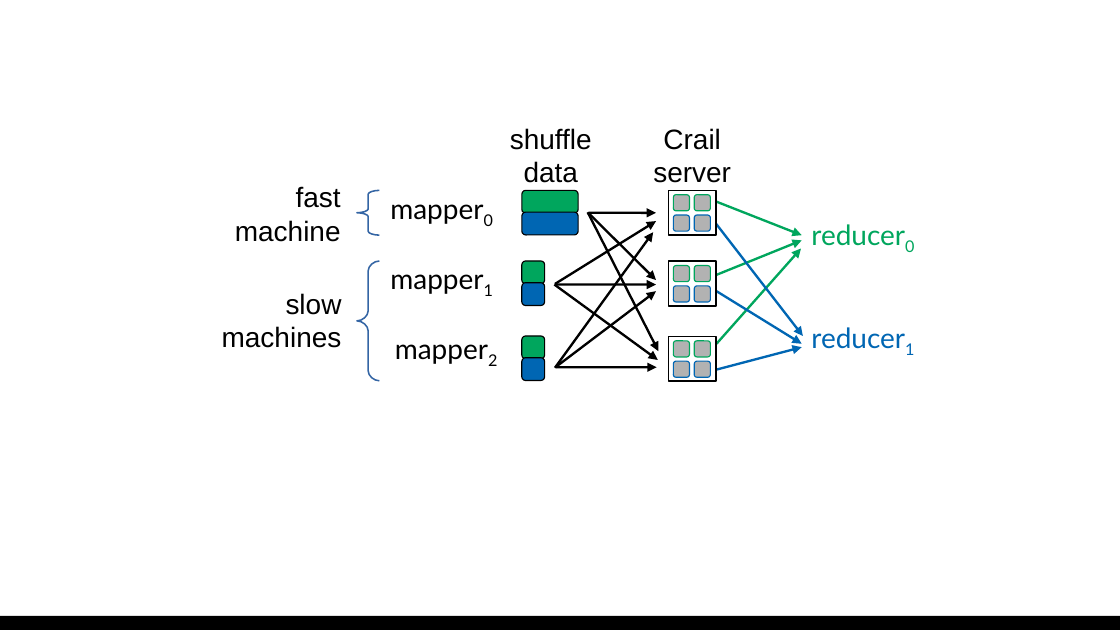
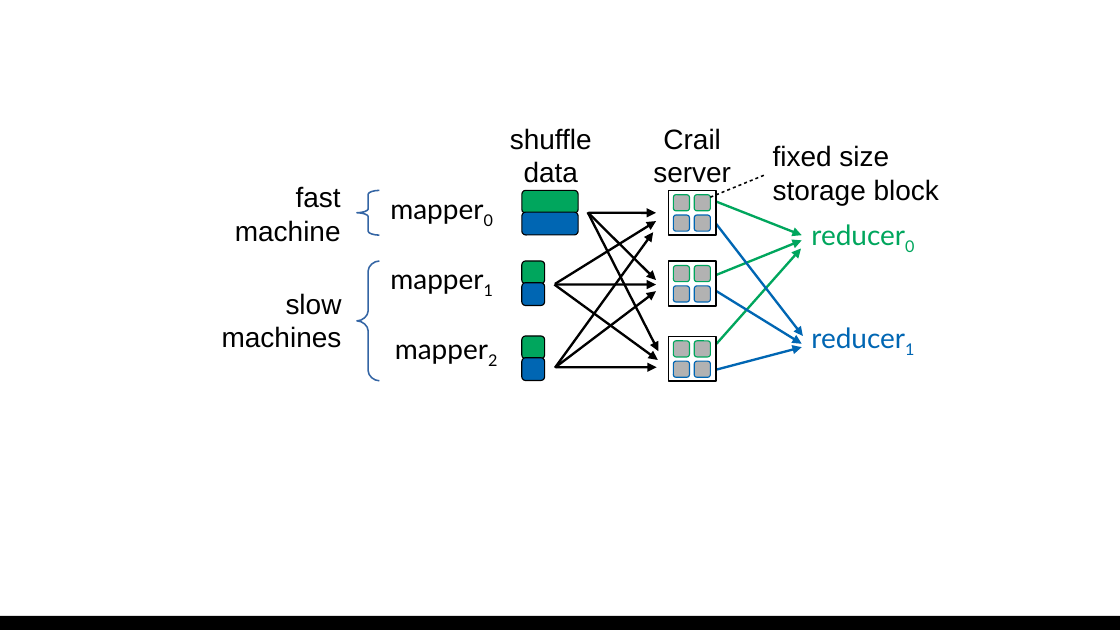
Before and after one commit to patrickstuedi/incubator-crail-website, a slide deck: slide 6 of site/_plots/blog/disaggregation/figures.odp. Drawn at 1120x630 pixels with LibreOffice and Linux fonts; fonts in the diff are those of the drawing. Boxes give left, top, right and bottom in pixels: in the first picture for what was removed or moved away, otherwise in the second. Text is boxed around its words. In the diff, an @@ line names an element or a change of style, - is before the commit and + after.

Commit message:
figures

```diff
--- a/site/_plots/blog/disaggregation/figures.odp
+++ b/site/_plots/blog/disaggregation/figures.odp
@@ text added at (x1=773, y1=145, x2=939, y2=205), 18 pt, text #000000 @@
+fixed size
+storage block
@@ line added from (710, 197) to (766, 175), #000000 0.99 pt @@
```
